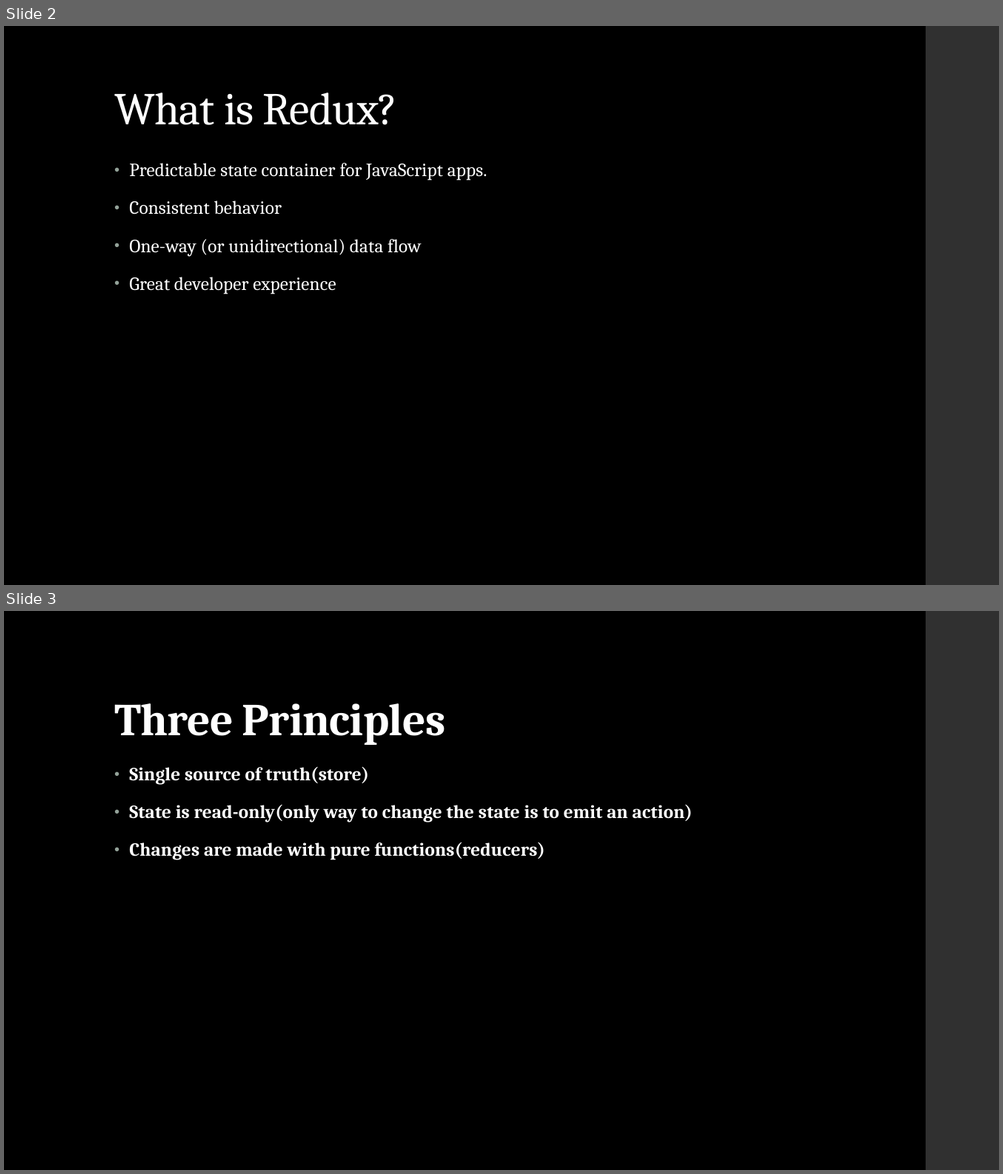
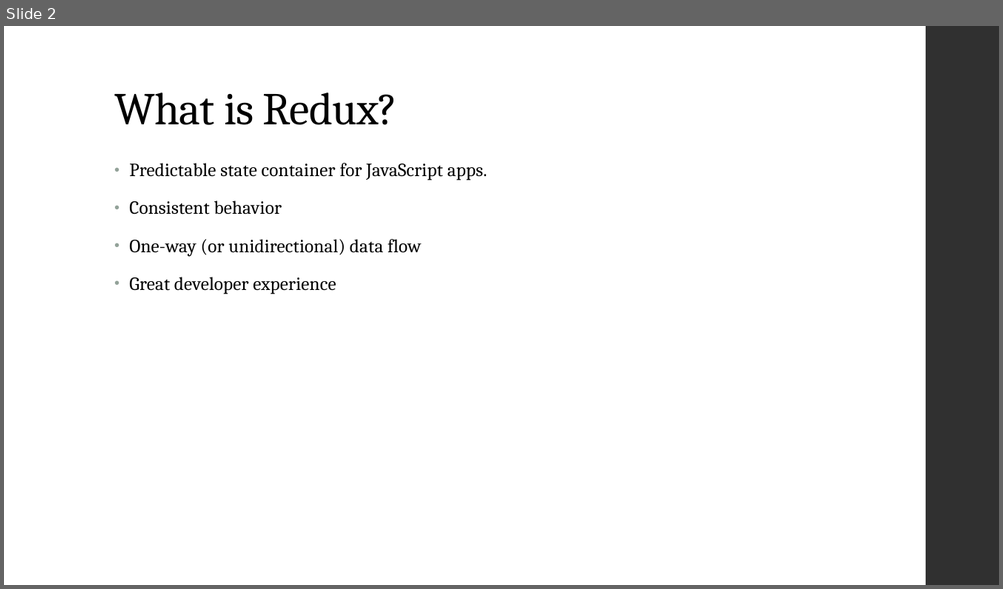
Before and after one commit to arunicus/tic-tac-toe, a slide deck: Redux.pptx. Shown one above the other, each under a label of ours: slides 2 and 3 before the commit, slide 2 after it. The pictures are 1003x1174 and 1003x589 pixels, drawn with LibreOffice and Linux fonts; fonts in the diff are those of the drawing. Boxes give left, top, right and bottom in pixels: in the first picture for what was removed or moved away, otherwise in the second. Text is boxed around its words. In the diff, an @@ line names an element or a change of style, - is before the commit and + after.

```diff
--- a/Redux.pptx
+++ b/Redux.pptx
@@ slide 3 removed at (4,611,999,1170), background #000000; not listed: 1 template element that a slide beside it also shows @@
@@ title removed at (114,703,446,745) @@
-Three Principles
@@ text removed at (129,767,692,860) @@
-• Single source of truth(store)
-• State is read-only(only way to change the state is to emit an action)
-• Changes are made with pure functions(reducers)
@@ slide 2 changed as well @@
@@ background #000000 to #FFFFFF @@
@@ title "What is Redux?" at (114,93,398,125): text colour #FFFFFF to #000000 @@
@@ text "Predictable state container for JavaScript ..." at (129,163,487,295): text colour #FFFFFF to #000000 @@
```
Also in this commit, not shown: 10 other slides changed, 4 other slides removed, 9 other files.
